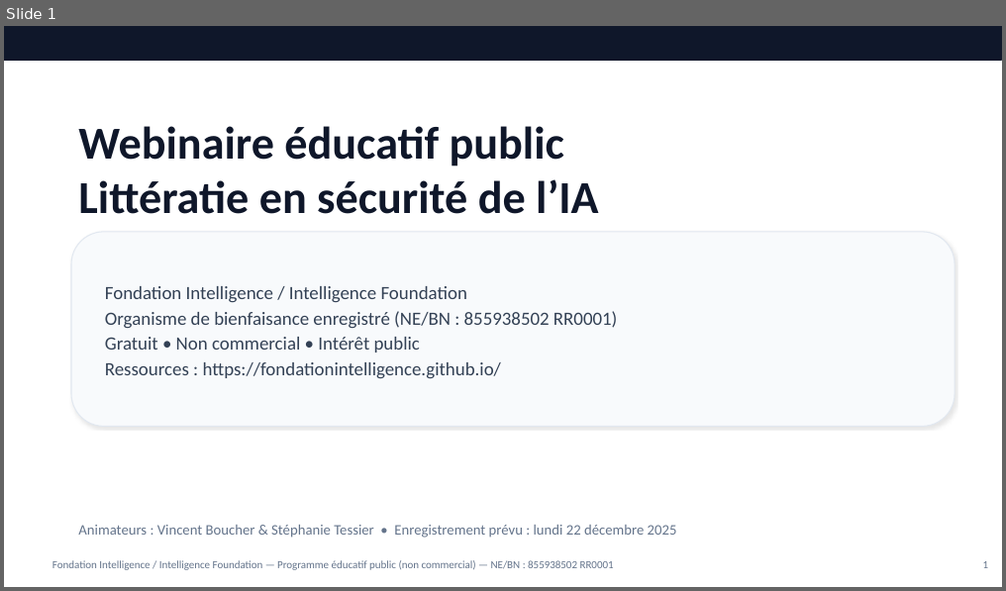
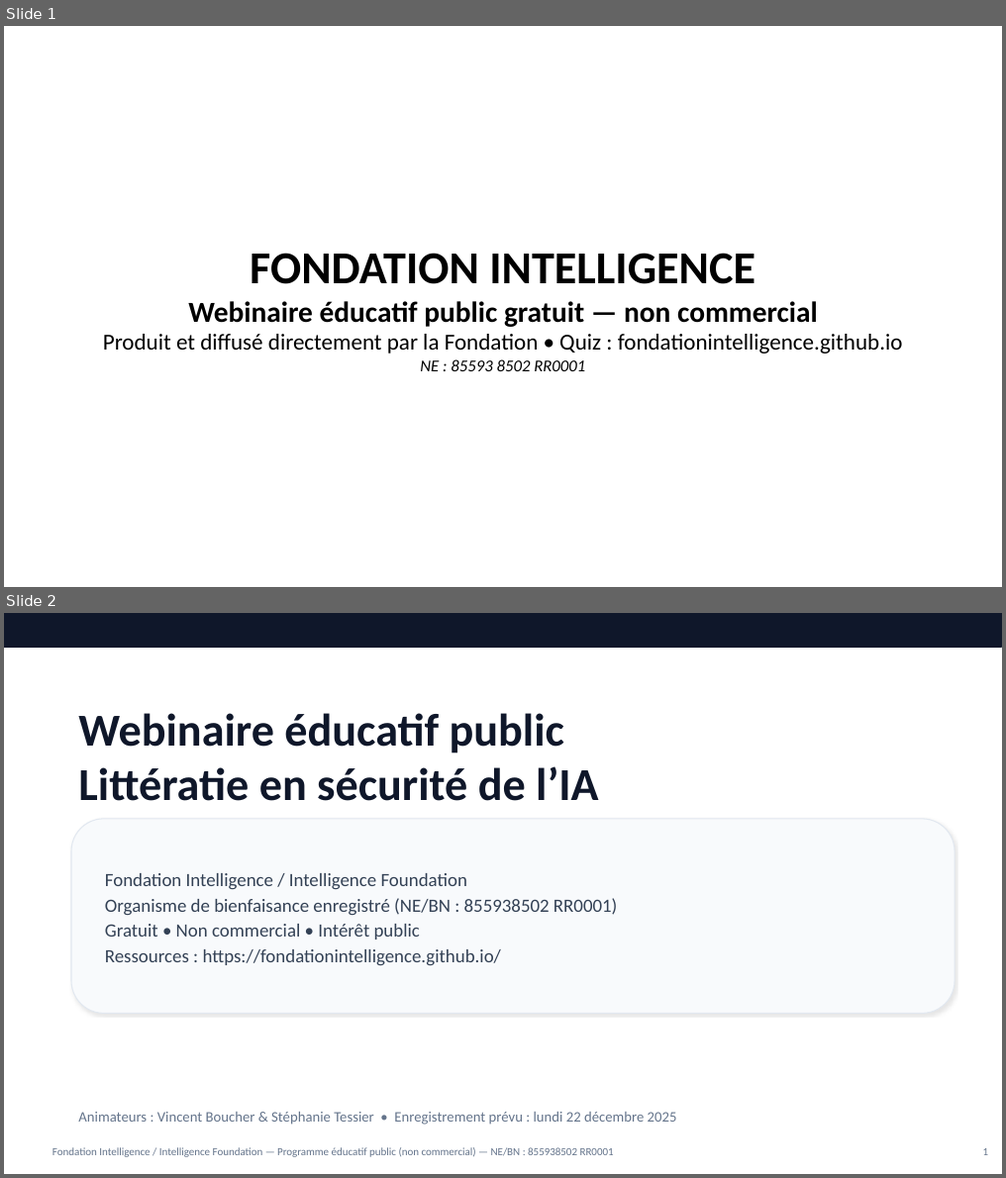
Before and after one commit to fondationintelligence/fondationintelligence.github.io, a slide deck: docs/slides_webinaire_litteratie_securite_IA.pptx. Shown one above the other, each under a label of ours: slide 1 before the commit, slides 1 and 2 after it. The pictures are 1006x591 and 1006x1178 pixels, drawn with LibreOffice and Linux fonts; fonts in the diff are those of the drawing. Boxes give left, top, right and bottom in pixels: in the first picture for what was removed or moved away, otherwise in the second. Text is boxed around its words. In the diff, an @@ line names an element or a change of style, - is before the commit and + after.

```diff
--- a/docs/slides_webinaire_litteratie_securite_IA.pptx
+++ b/docs/slides_webinaire_litteratie_securite_IA.pptx
@@ slide 1 added at [4,26,1002,587], background #FFFFFF @@
@@ text added at [103,253,903,372], 22 pt, text #000000 @@
+FONDATION INTELLIGENCE
+Webinaire éducatif public gratuit — non commercial
+Produit et diffusé directement par la Fondation • Quiz : fondationintelligence.github.io
+NE : 85593 8502 RR0001
@@ what was slide 1 is now slide 2 @@
```
Also in this commit, not shown: 1 slide changed, 1 other file.
